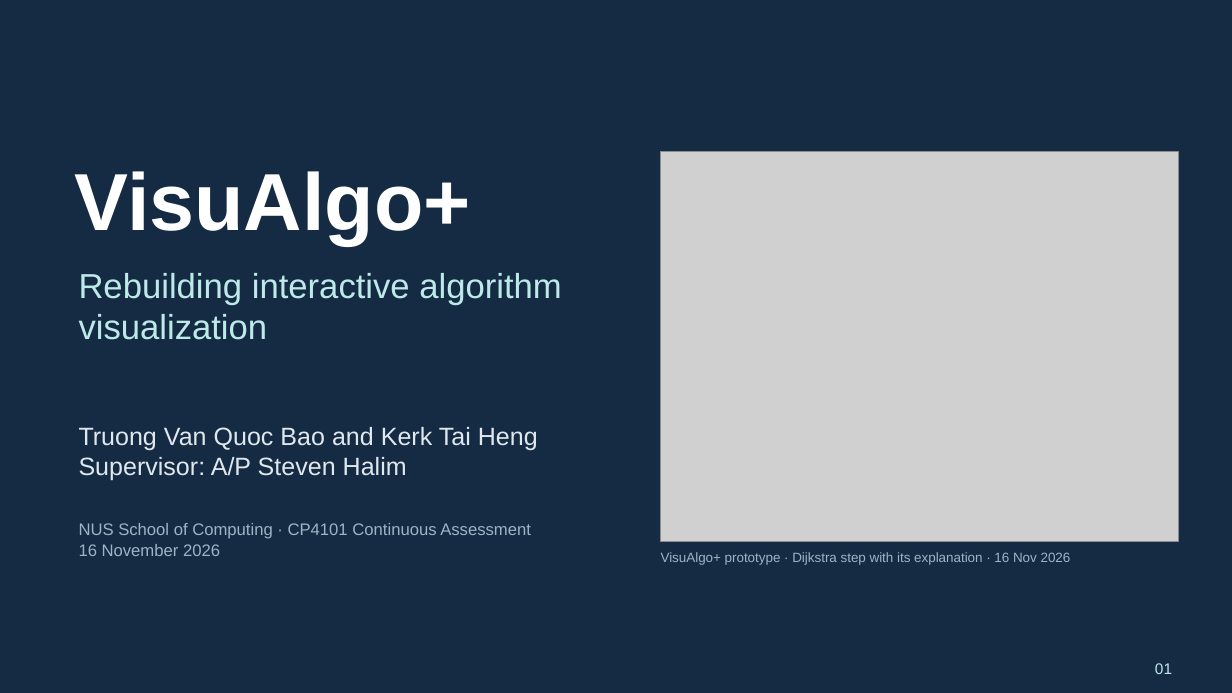
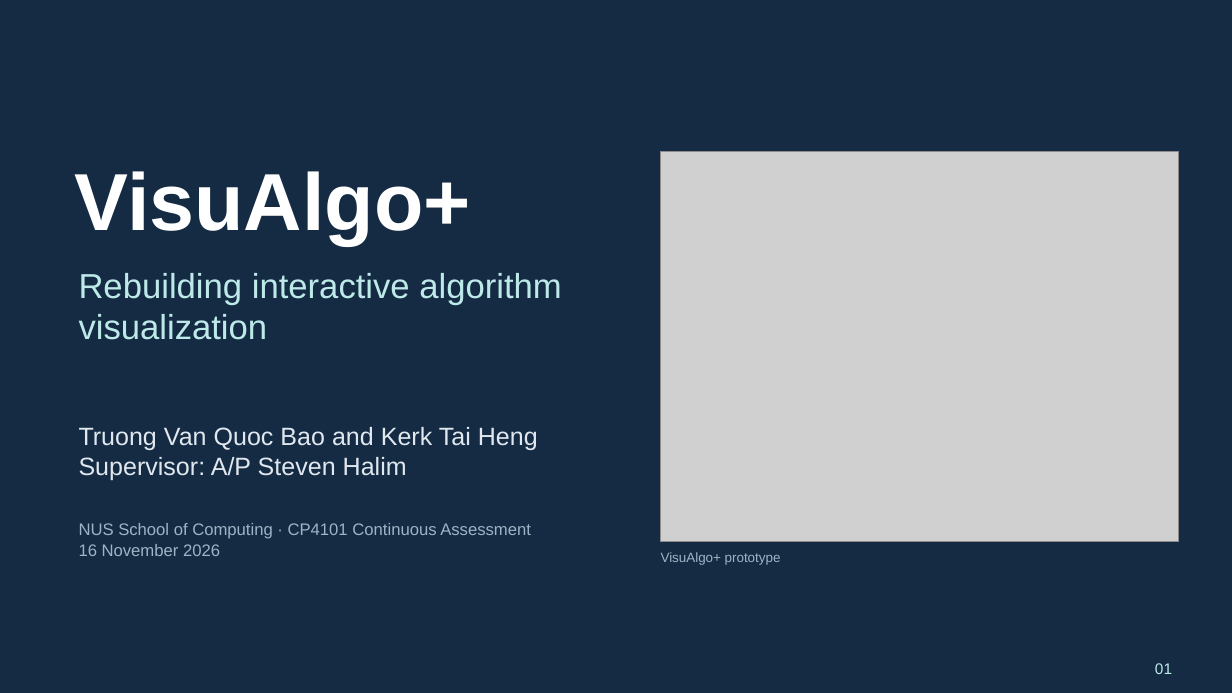
Before and after one commit to BJoozz/docsforfyp, a slide deck: slide 1 of presentation/VisuAlgo_CA_Presentation.pptx. Drawn at 1232x693 pixels with LibreOffice and Linux fonts; fonts in the diff are those of the drawing; grey boxes stand for pictures. Boxes give left, top, right and bottom in pixels: in the first picture for what was removed or moved away, otherwise in the second. Text is boxed around its words. In the diff, an @@ line names an element or a change of style, - is before the commit and + after.

```diff
--- a/presentation/VisuAlgo_CA_Presentation.pptx
+++ b/presentation/VisuAlgo_CA_Presentation.pptx
@@ text at [661,552,781,565]: text changed @@
-VisuAlgo+ prototype · Dijkstra step with its explanation · 16 Nov 2026
+VisuAlgo+ prototype
```
Also in this commit, not shown: 13 other slides changed, 1 slide added, 5 slides removed, 16 other files.
